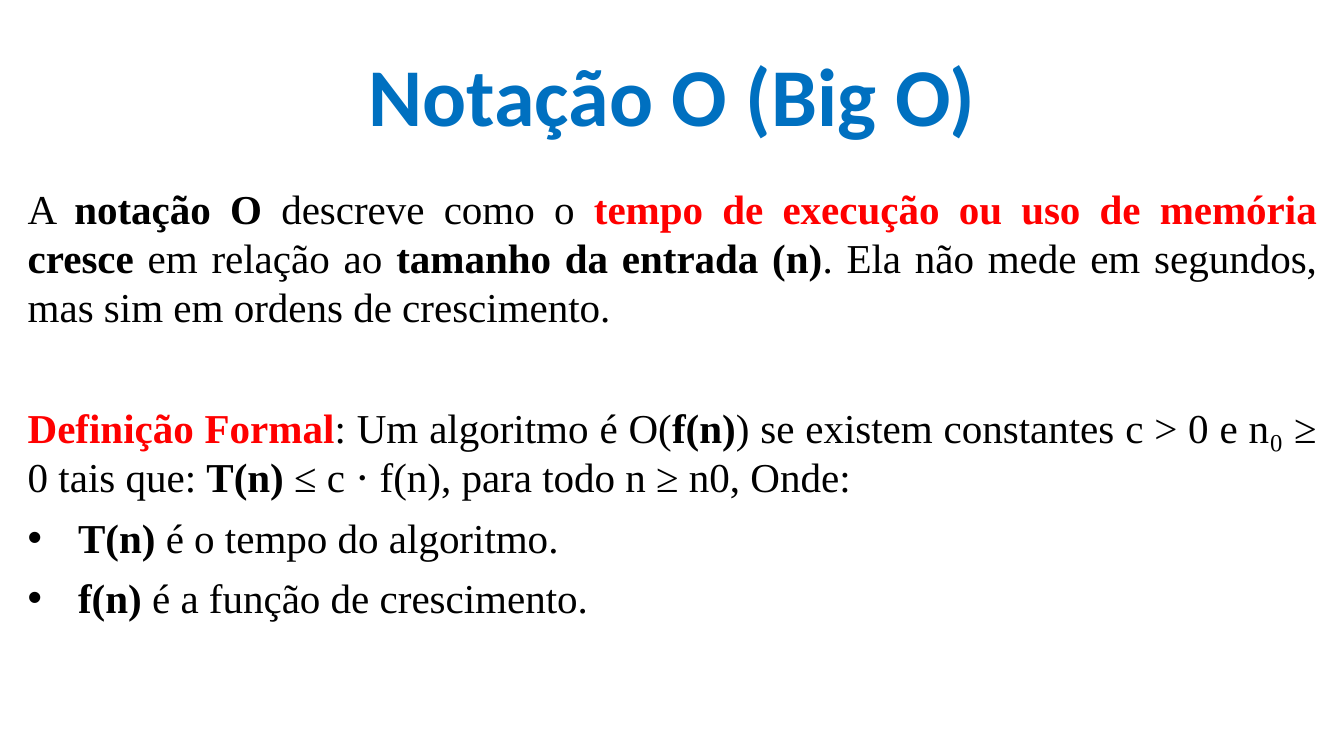
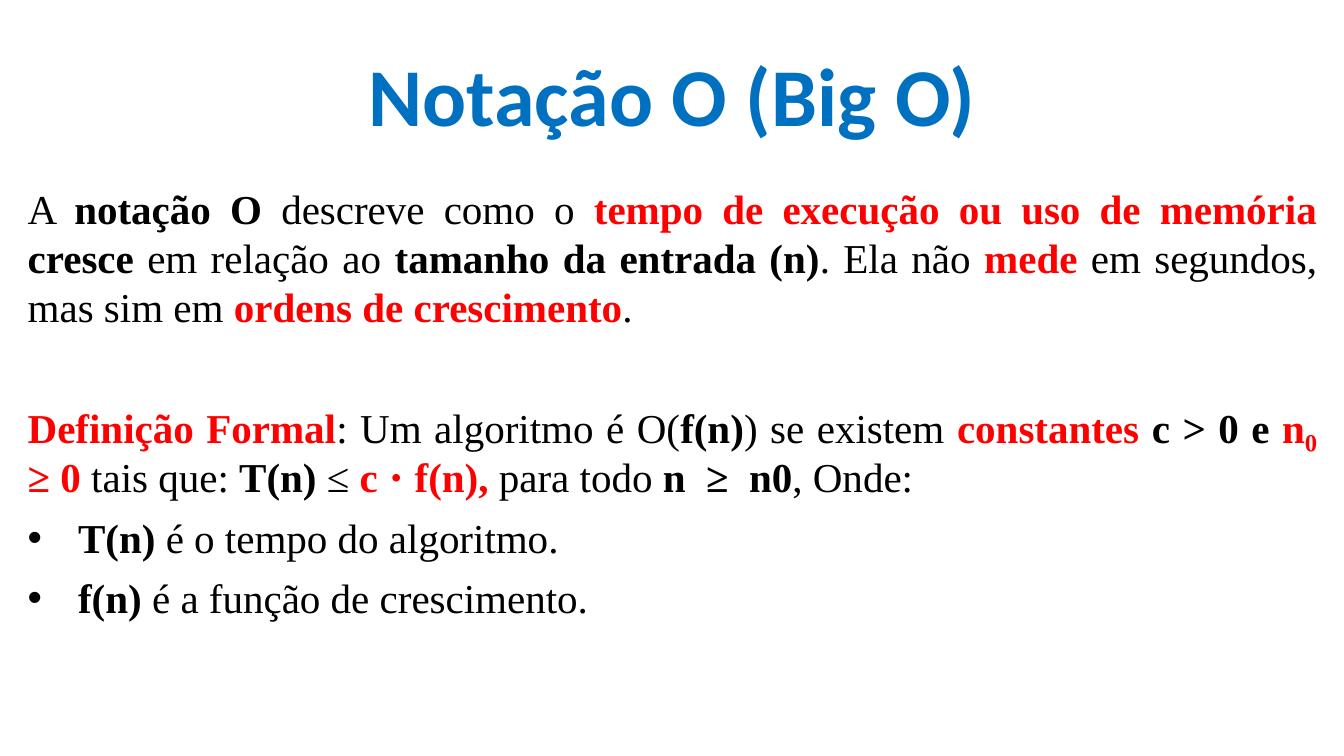
Before and after one commit to CloudEducationBrazil/WydenAlgoritmosEComplexidade, a slide deck: slide 4 of 01 Classes/Aula 05 - Algoritmos e Complexidade - Notação O e Função O.pptx. Drawn at 1344x756 pixels with LibreOffice and Linux fonts; fonts in the diff are those of the drawing; background and template pictures are left out. Boxes give left, top, right and bottom in pixels: in the first picture for what was removed or moved away, otherwise in the second. Text is boxed around its words. In the diff, an @@ line names an element or a change of style, - is before the commit and + after.

```diff
--- a/01 Classes/Aula 05 - Algoritmos e Complexidade - Notação O e Função O.pptx
+++ b/01 Classes/Aula 05 - Algoritmos e Complexidade - Notação O e Função O.pptx
@@ text at <box>28,195,1317,500</box>: text colour #000000 to #FF0000 in "mede ordens de crescimento.", "constantes n₀ ≥ 0 c ⋅ f(n),"; bold on in "mede ordens de crescimento.", "constantes c > 0 e n₀ ≥ ..." @@
```
Also in this commit, not shown: 8 other slides changed, 1 slide removed, 3 other files.
